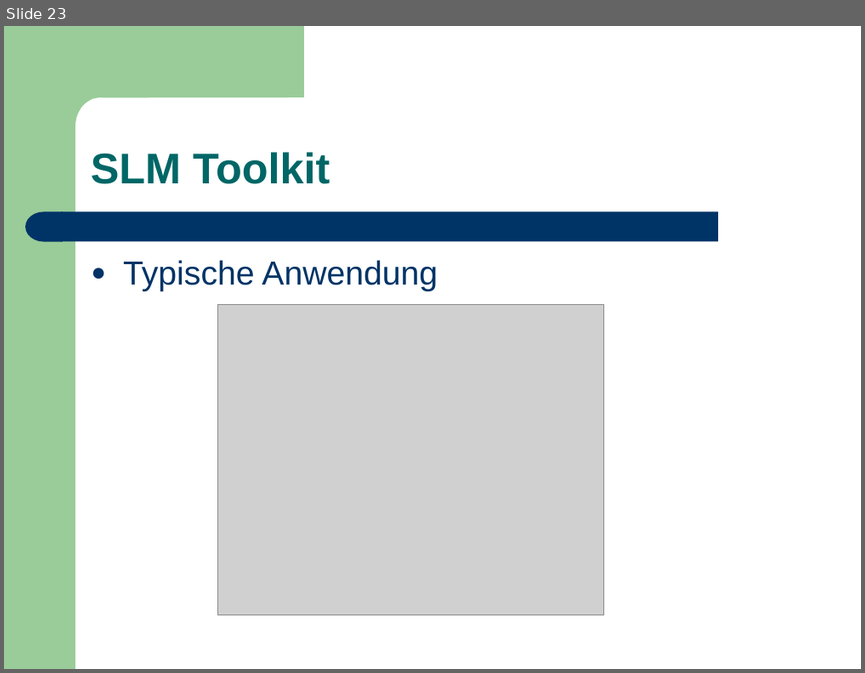
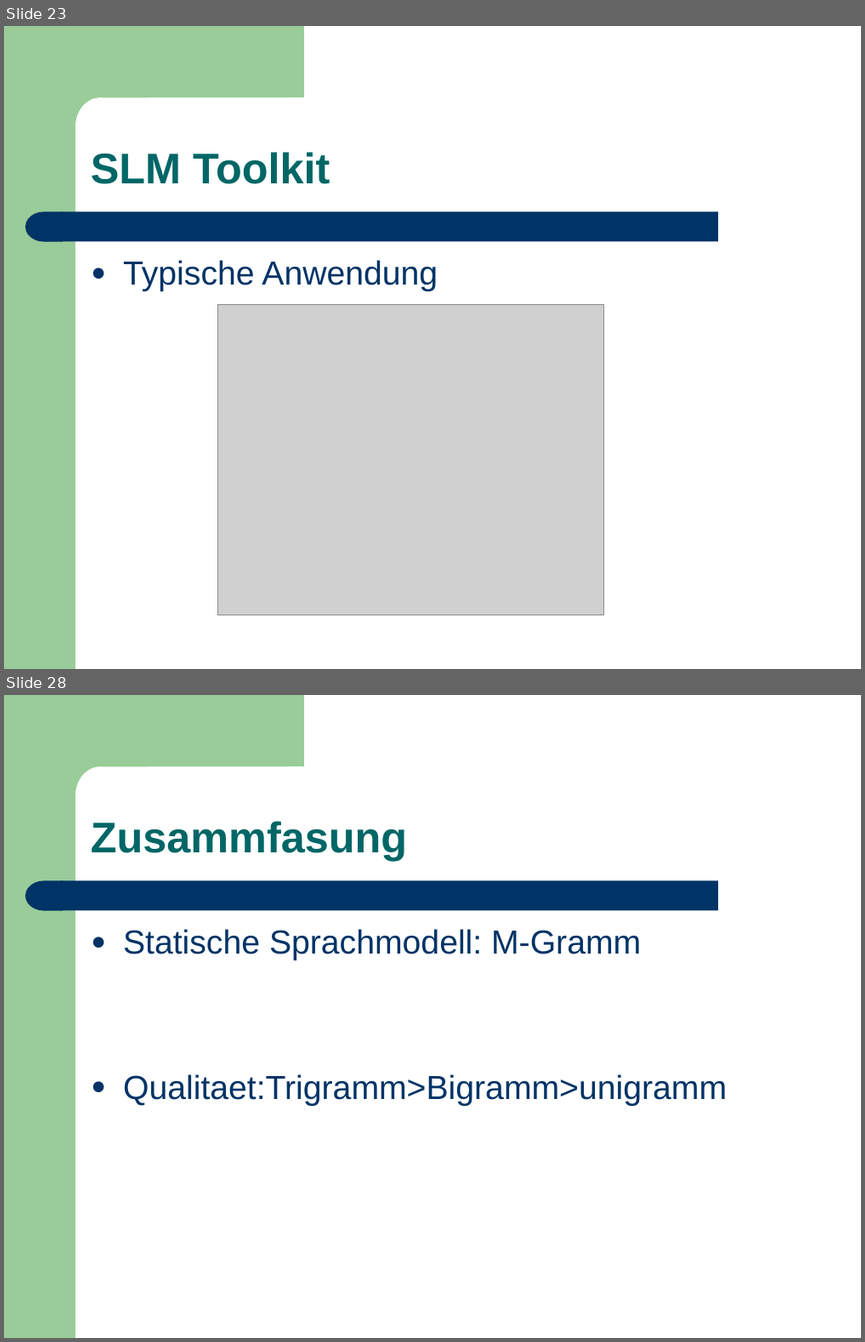
Before and after one commit to leonard117/arbeittet, a slide deck: ARS/doc/Training_Sprachmodell.ppt. Shown one above the other, each under a label of ours: slide 23 before the commit, slides 23 and 28 after it; the slides between them are not shown. The pictures are 865x673 and 865x1342 pixels, drawn with LibreOffice and Linux fonts; fonts in the diff are those of the drawing; grey boxes stand for pictures. Boxes give left, top, right and bottom in pixels: in the first picture for what was removed or moved away, otherwise in the second. Text is boxed around its words. In the diff, an @@ line names an element or a change of style, - is before the commit and + after.

```diff
--- a/ARS/doc/Training_Sprachmodell.ppt
+++ b/ARS/doc/Training_Sprachmodell.ppt
@@ slide 28 added at [4, 695, 861, 1338], background #FFFFFF; not listed: 4 template elements that a slide beside it also shows @@
@@ text added at [91, 821, 407, 861], 36 pt, text #006666, bold @@
+Zusammfasung
@@ text added at [123, 929, 726, 1106], 28 pt, text #003366 @@
+● Statische Sprachmodell: M-Gramm
+● Qualitaet:Trigramm>Bigramm>unigramm
```
Also in this commit, not shown: 3 slides changed, 2 other slides added, 2 slides removed.
